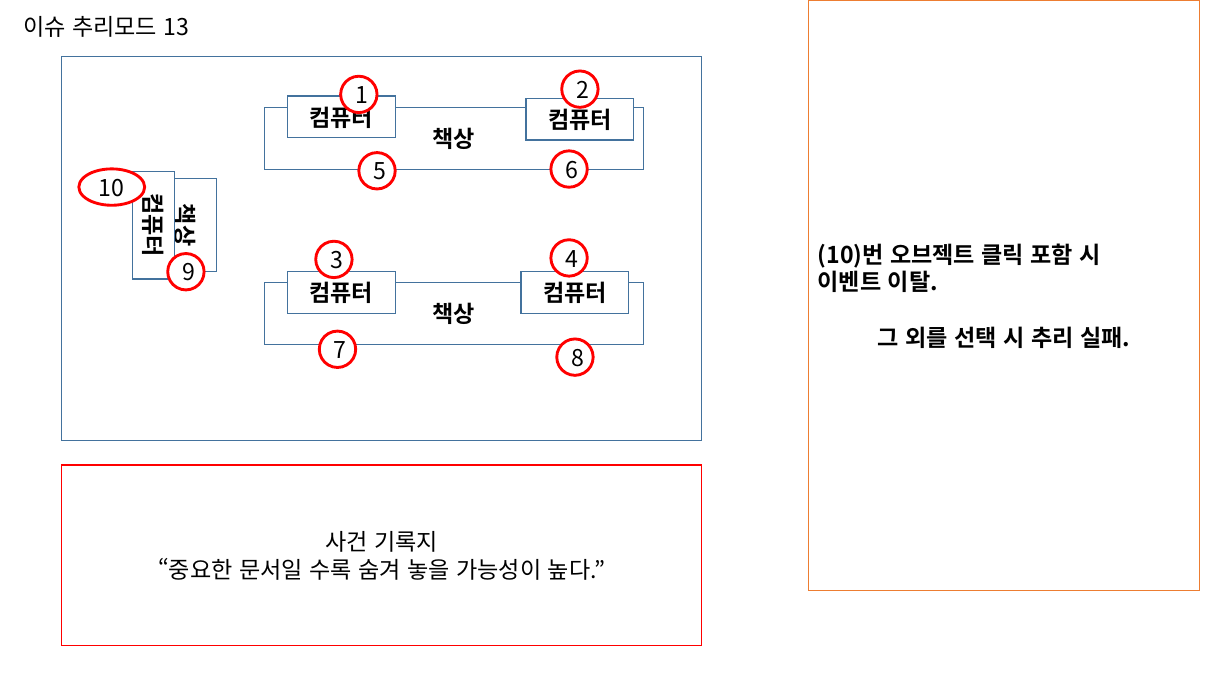
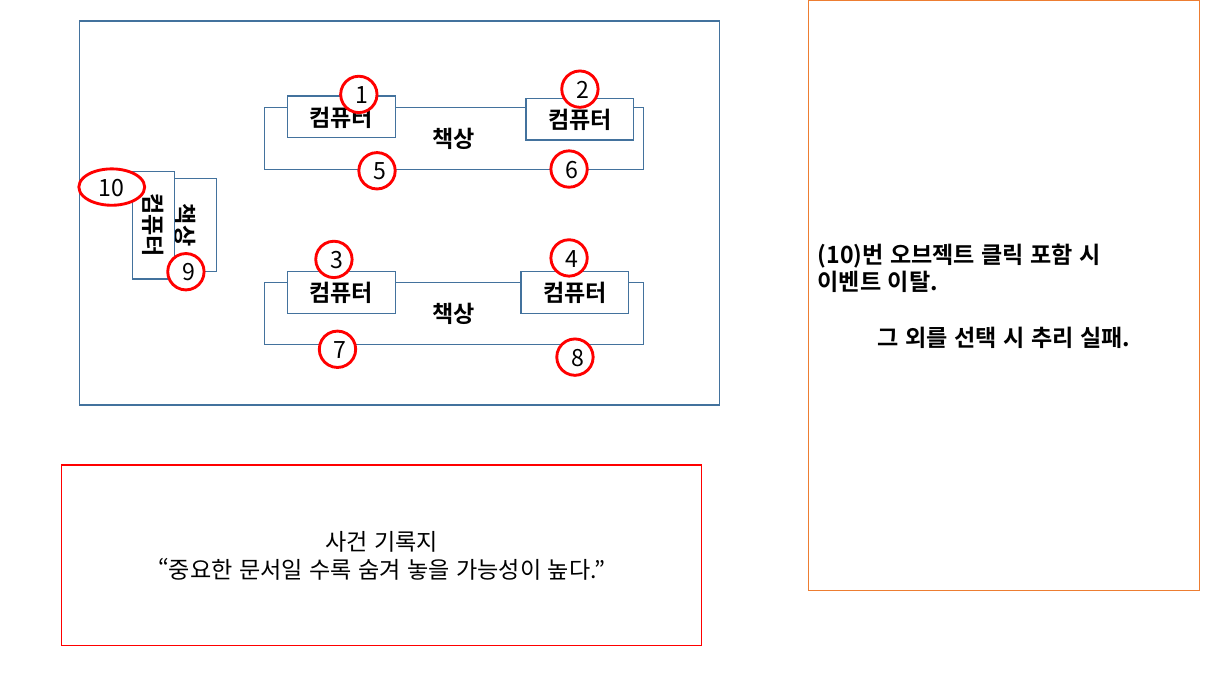
Before and after one commit to Velosis/RevoltDay, a slide deck: slide 13 of 리볼트데이_이슈_추리모드_레벨디자인 문서.pptx. Drawn at 1232x693 pixels with LibreOffice and Linux fonts; fonts in the diff are those of the drawing. Boxes give left, top, right and bottom in pixels: in the first picture for what was removed or moved away, otherwise in the second. Text is boxed around its words. In the diff, an @@ line names an element or a change of style, - is before the commit and + after.

```diff
--- a/리볼트데이_이슈_추리모드_레벨디자인 문서.pptx
+++ b/리볼트데이_이슈_추리모드_레벨디자인 문서.pptx
@@ text removed at bbox=[23, 16, 190, 37] @@
-이슈 추리모드 13
@@ rectangle: place and size @@
-rectangle at bbox=[62, 56, 701, 440]
+rectangle at bbox=[79, 21, 719, 405]
```
